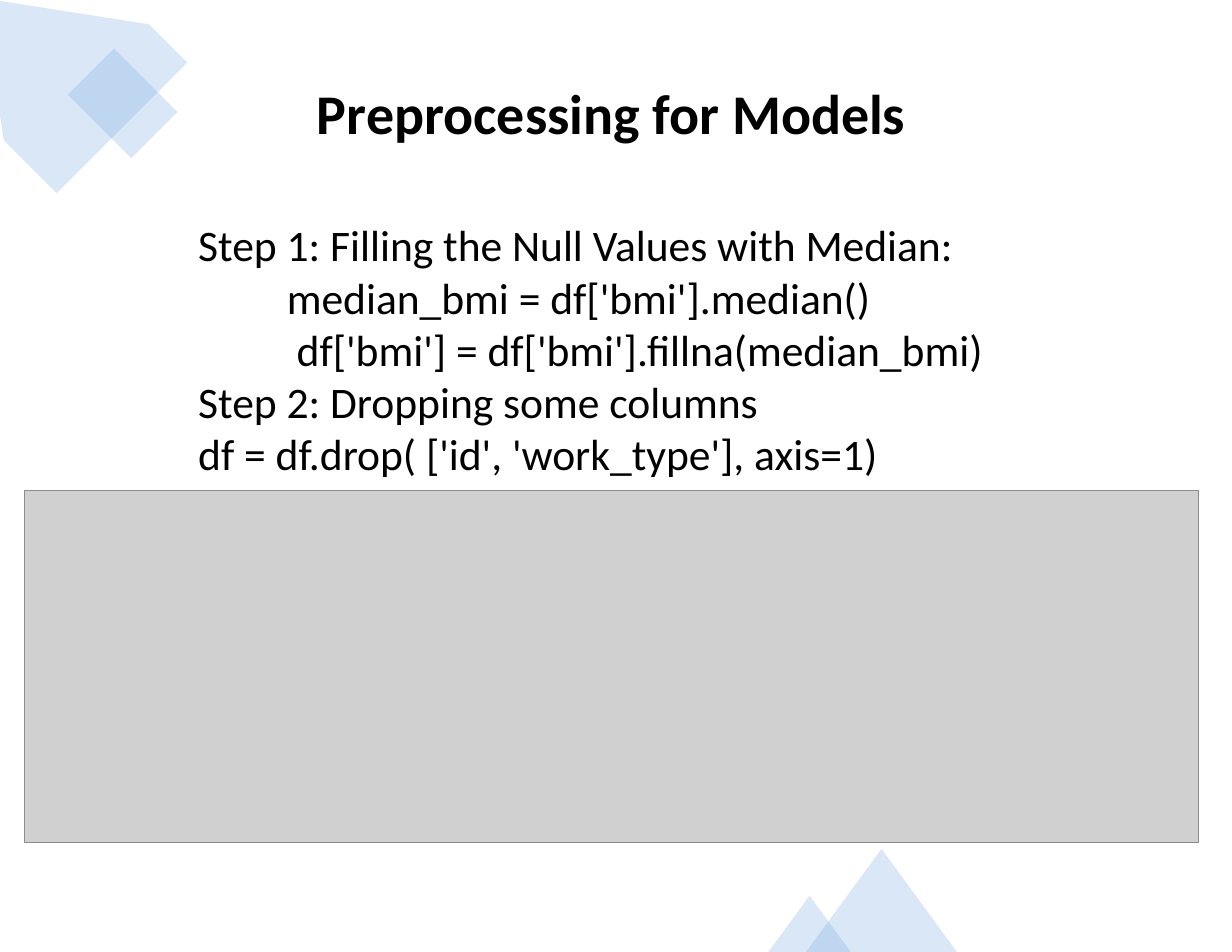
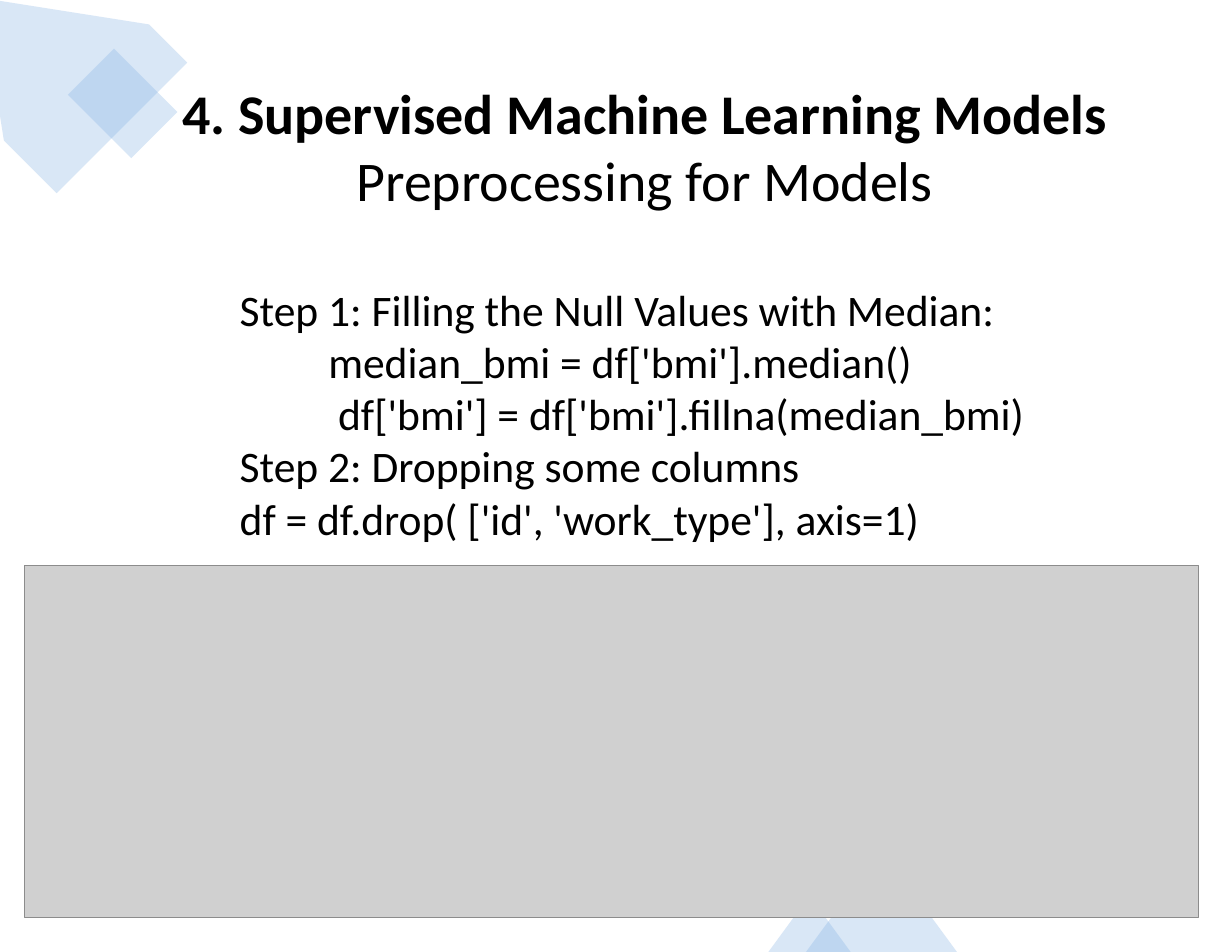
Before and after one commit to jojoalva/Stroke-Project-4, a slide deck: slide 10 of Presentation/Project4_presentation_draft.pptx. Drawn at 1232x952 pixels with LibreOffice and Linux fonts; fonts in the diff are those of the drawing; grey boxes stand for pictures. Boxes give left, top, right and bottom in pixels: in the first picture for what was removed or moved away, otherwise in the second. Text is boxed around its words. In the diff, an @@ line names an element or a change of style, - is before the commit and + after.

```diff
--- a/Presentation/Project4_presentation_draft.pptx
+++ b/Presentation/Project4_presentation_draft.pptx
@@ text "4. Supervised Machine Learning Models": place and size @@
-text "4. Supervised Machine Learning Models" at box(317, 94, 905, 144)
+text "4. Supervised Machine Learning Models" at box(182, 94, 1106, 211)
@@ text at box(182, 94, 1106, 144): paragraph added @@
+4. Supervised Machine Learning Models
@@ text at box(356, 162, 932, 211): bold off in "Preprocessing for Models" @@
@@ text "Step 1: Filling the Null ...": place and size @@
-text "Step 1: Filling the Null ..." at box(198, 230, 983, 477)
+text "Step 1: Filling the Null ..." at box(240, 295, 1024, 542)
@@ picture: place and size @@
-picture at box(25, 491, 1198, 842)
+picture at box(25, 566, 1198, 917)
```
Also in this commit, not shown: 15 other slides changed, 7 slides added, 1 slide removed, 1 other file.
